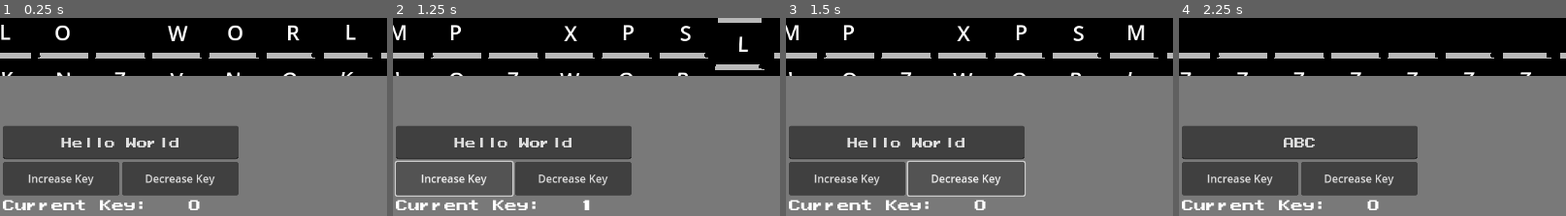
Above: before the commit, frames 1-4 (left to right).
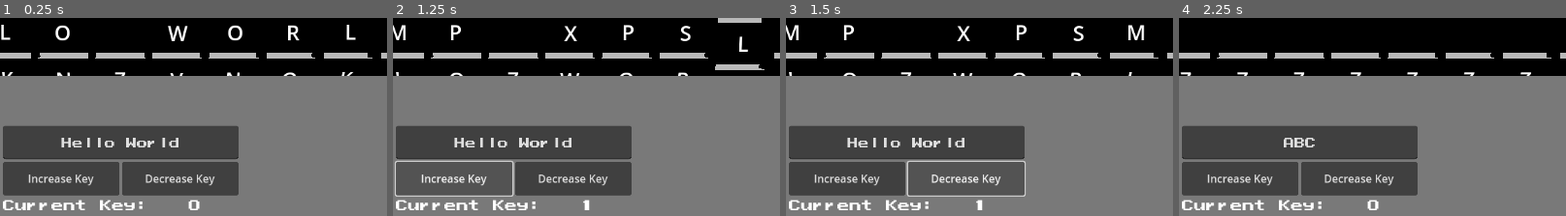
Above: after the commit, the same moments.

Repository: pudgypoultry/networksecurityproject
Game: Godot game, scene res://LockScenes/CaesarCipherScene.tscn
Two runs of this game, one before a commit and one after it. Both use one fixed random seed, a clock stepped at 60 frames per second and the inputs below. This scene is started directly instead of the project's main scene.
Inputs:
- Up to frame 1 (0.25 s): no input
- Up to frame 2 (1.25 s): click "Increase Key" at 0.5 s
- Up to frame 3 (1.5 s): click "Decrease Key" at 1.25 s
- Up to frame 4 (2.25 s): click "With plaintext 'ABC', make th…" at 2 s
The pictures show only the part of the screen within x 34-84%, y 50-100%; the shares and areas given below are measured in that part.

Frames 1-2 are identical in both runs. In frame 3, 0.1% of the frame differs, in the area x 48-52%, y 91-98%; in frame 4, nothing differs.

Commit message:
updated timer on lock

Diff:
--- a/LockScenes/CaesarCipherScene.tscn
+++ b/LockScenes/CaesarCipherScene.tscn
@@ -138,7 +138,7 @@
 theme = ExtResource("5_do1uq")
 text = "Current Key:"
 
-[node name="KeyCount2" type="Label" parent="MarginContainer/CenterContainer/VBoxContainer/HBoxContainer2"]
+[node name="KeyCount2" type="Label" parent="MarginContainer/CenterContainer/VBoxContainer/HBoxContainer2" node_paths=PackedStringArray("timer")]
 custom_minimum_size = Vector2(130, 0)
 layout_mode = 2
 size_flags_horizontal = 4
@@ -146,6 +146,9 @@
 horizontal_alignment = 1
 vertical_alignment = 1
 script = ExtResource("6_xwlh0")
+timer = NodePath("../Timer")
+
+[node name="Timer" type="Timer" parent="MarginContainer/CenterContainer/VBoxContainer/HBoxContainer2"]
 
 [node name="Buttons" type="CenterContainer" parent="."]
 anchors_preset = 1
--- a/LockScenes/KeyCountCaesar.gd
+++ b/LockScenes/KeyCountCaesar.gd
@@ -4,6 +4,7 @@
 
 var currentCount : int = 0
 var canAct = true
+@export var timer : Timer
 
 # TODO: CREATE STATIC TIMER RATHER THAN USING NEW ONES EVERY TIME
 # Called every frame. 'delta' is the elapsed time since the previous frame.
@@ -19,7 +20,9 @@
 	if canAct:
 		canAct = false
 		currentCount += 1
-	await get_tree().create_timer(0.06).timeout
+		timer.set_wait_time(.8)
+		timer.start()
+	await timer.timeout
 	canAct = true
 
 
@@ -27,10 +30,11 @@
 	if canAct:
 		canAct = false
 		currentCount -= 1
-	await get_tree().create_timer(0.06).timeout
+		timer.set_wait_time(.8)
+		timer.start()
+	await timer.timeout
 	canAct = true
 
 
 func _on_plaintext_text_submitted(new_text: String) -> void:
 	currentCount = 0
-	await get_tree().create_timer(0.06).timeout
